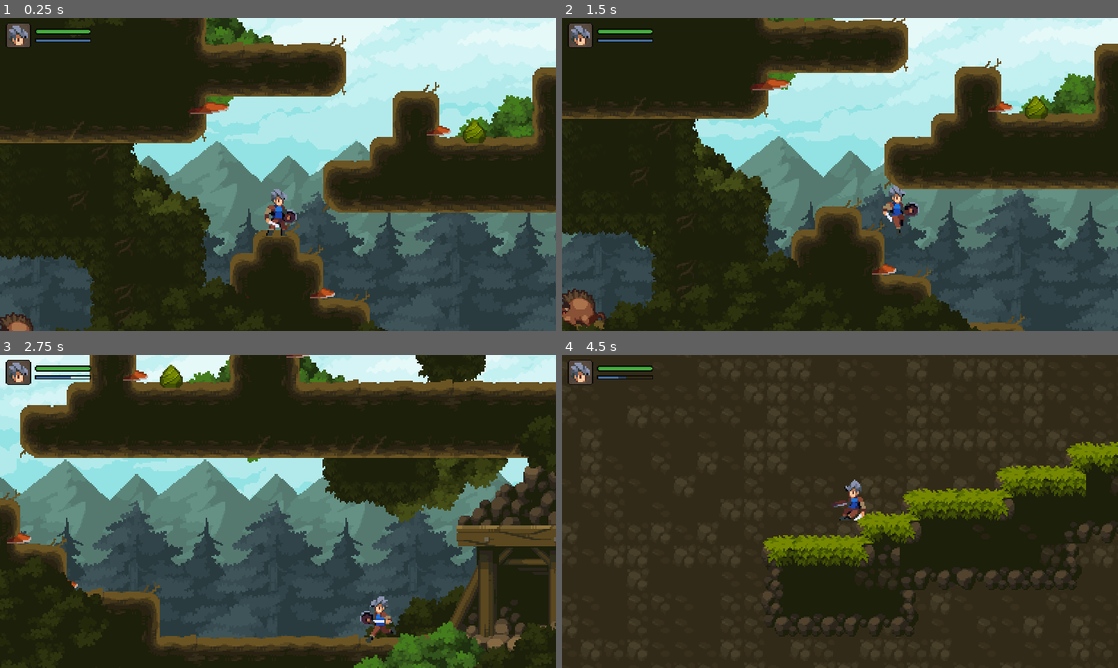
Above: before the commit, frames 1-4 (two rows, left to right).
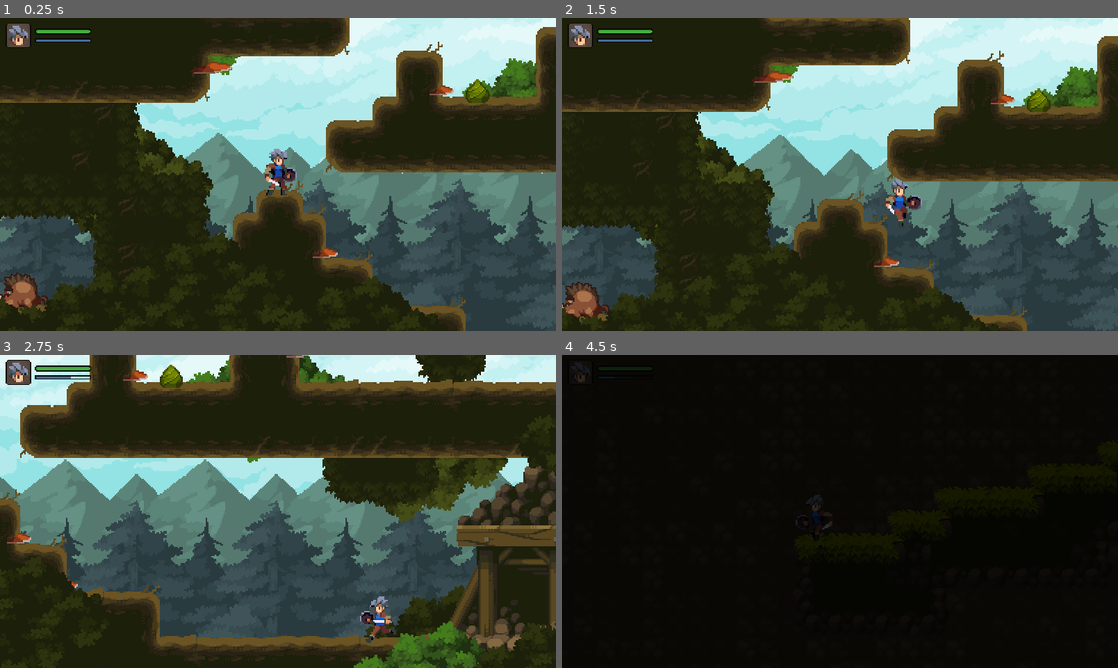
Above: after the commit, the same moments.

Repository: CafeKiller/Game_Example
Game: Godot game, scene res://worlds/forset.tscn
The game is run twice, just before and just after one commit, with the same random seed, the same clock (stepped at 60 frames per second) and the same inputs.
Inputs:
- Up to frame 1 (0.25 s): no input
- Up to frame 2 (1.5 s): hold J (attack) 0.53-1.28 s; hold D (move_right) from 0.53 s (still down); tap Space (jump) at 0.77 s; tap E (interact) at 1.35 s
- Up to frame 3 (2.75 s): tap Space (jump) at 1.52 s; release D (move_right) at 2.03 s; hold A (move_left) from 2.03 s (still down); hold K (slide) from 2.03 s (still down)
- Up to frame 4 (4.5 s): release A (move_left) at 2.78 s; release K (slide) at 2.78 s; hold D (move_right) 2.78-4.28 s; tap J (attack) at 2.85 s; tap Space (jump) at 3.02, 3.77 s; hold E (interact) 3.53-4.28 s; hold A (move_left) from 4.28 s (still down); tap K (slide) at 4.35 s

The runs differ from the first frame. In frame 1, 41% of the frame differs, in the area x 0-100%, y 0-100%; in frame 2, 15%; in frame 3, less than 0.1%; in frame 4, 96%.

Commit message:
feat: add excessive animation for scene switching

Diff:
--- a/LegendOfTheBrave/globals/game.gd
+++ b/LegendOfTheBrave/globals/game.gd
@@ -1,10 +1,22 @@
 extends Node
 
 @onready var player_stats: Node = $PlayerStats
+@onready var color_rect: ColorRect = $ColorRect
+
+func _ready() -> void:
+	color_rect.color.a = 0
+	pass
 
 func change_scene(path: String, entry_point: String) -> void:
 	# 获取节点树
 	var tree := get_tree()
+	tree.paused = true
+
+	# 创建补间动画
+	var tween := create_tween()
+	tween.set_pause_mode(Tween.TWEEN_PAUSE_PROCESS)
+	tween.tween_property(color_rect, "color:a", 1, 0.8)
+	await tween.finished # 等待播放完成
 
 	tree.change_scene_to_file(path) # 更新场景
 	# FIX: 4.2 需要修改为 tree.tree_changed
@@ -17,3 +29,8 @@
 			# 更新玩家位置
 			tree.current_scene.update_player(node.global_position, node.direction)
 			break
+
+	tween = create_tween()
+	tween.tween_property(color_rect, "color:a", 0, 0.8)
+
+	tree.paused = false
--- a/LegendOfTheBrave/globals/game.tscn
+++ b/LegendOfTheBrave/globals/game.tscn
@@ -3,8 +3,17 @@
 [ext_resource type="Script" path="res://globals/game.gd" id="1_to88h"]
 [ext_resource type="Script" path="res://classes/Stats.gd" id="2_0220n"]
 
-[node name="Game" type="Node"]
+[node name="Game" type="CanvasLayer"]
+layer = 99
 script = ExtResource("1_to88h")
 
 [node name="PlayerStats" type="Node" parent="."]
 script = ExtResource("2_0220n")
+
+[node name="ColorRect" type="ColorRect" parent="."]
+anchors_preset = 15
+anchor_right = 1.0
+anchor_bottom = 1.0
+grow_horizontal = 2
+grow_vertical = 2
+color = Color(0, 0, 0, 0)
--- a/LegendOfTheBrave/player.gd
+++ b/LegendOfTheBrave/player.gd
@@ -92,6 +92,10 @@
 @onready var interaction_icon: AnimatedSprite2D = $InteractionIcon
 
 
+func _ready() -> void:
+	stand(default_gravity, 0.01)
+
+
 ## 物理帧处理函数, 物理帧更新时实际处理的相关逻辑
 func tick_physics(state: State, delta: float) -> void:
 	interaction_icon.visible = not interacting_with.is_empty()
@@ -414,6 +418,8 @@
 			# 死亡时不需要无敌时间了
 			invincible_timer.stop()
 			interacting_with.clear()
+			# FIXME
+			stats.health = 1
 
 		State.SLIDING_START:
 			animation_player.play("sliding_start")
--- a/LegendOfTheBrave/world.gd
+++ b/LegendOfTheBrave/world.gd
@@ -29,6 +29,7 @@
 func update_player(pos: Vector2, direction: Player.Direction) -> void:
 
 	player.global_position = pos
+	player.fall_from_y = pos.y
 	player.direction = direction
 	camera_2d.reset_smoothing()
 	# FIX: 4.2 需要额外添加:
--- a/LegendOfTheBrave/worlds/cave.tscn
+++ b/LegendOfTheBrave/worlds/cave.tscn
@@ -100,4 +100,4 @@
 layer_0/tile_data = PackedInt32Array(0, 589830, 12, 65536, 589830, 11, 131072, 589830, 10, 196608, 589830, 11, 262144,  …(26115 unchanged characters)…
 
 [node name="Boar" parent="." instance=ExtResource("9_4a6jp")]
-position = Vector2(1138, 439)
+position = Vector2(1136, 448)
--- a/LegendOfTheBrave/worlds/forset.tscn
+++ b/LegendOfTheBrave/worlds/forset.tscn
@@ -603,7 +603,7 @@
 direction = -1
 
 [node name="Player" parent="." instance=ExtResource("5_qq45v")]
-position = Vector2(498, 99)
+position = Vector2(496, 128)
 
 [node name="Camera2D" type="Camera2D" parent="Player"]
 position = Vector2(-1, -15)
@@ -847,4 +847,4 @@
 region_rect = Rect2(210, 293, 124, 86)
 
 [node name="Boar" parent="." instance=ExtResource("9_rt1ei")]
-position = Vector2(319, 203)
+position = Vector2(320, 208)
